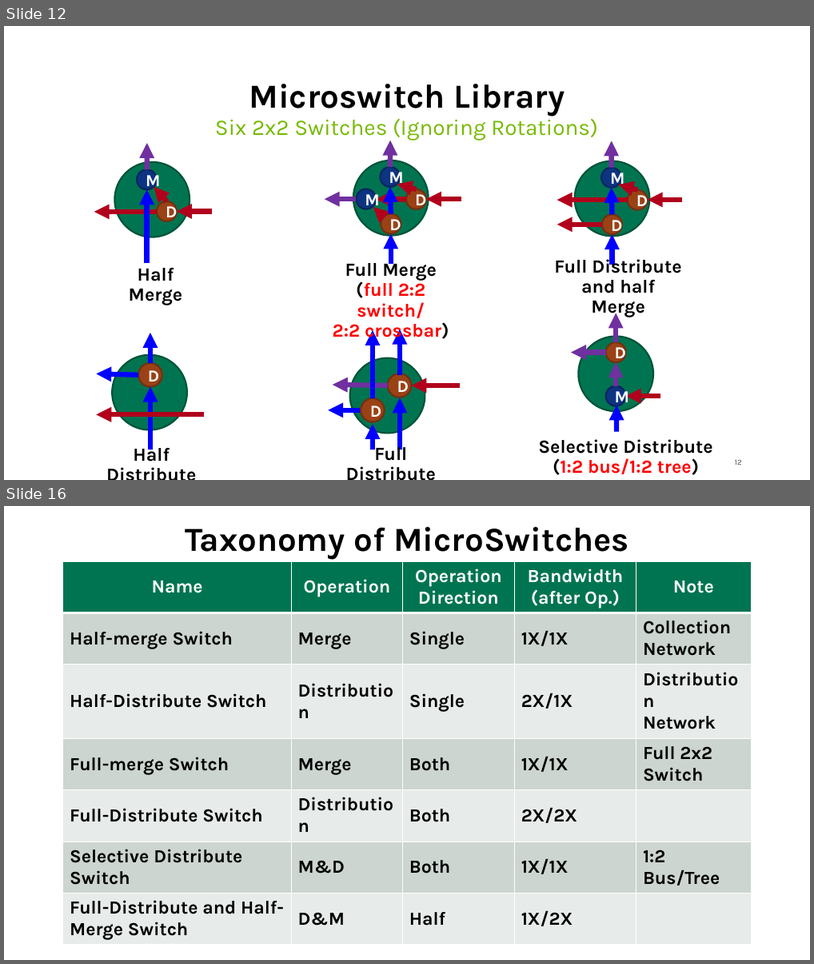
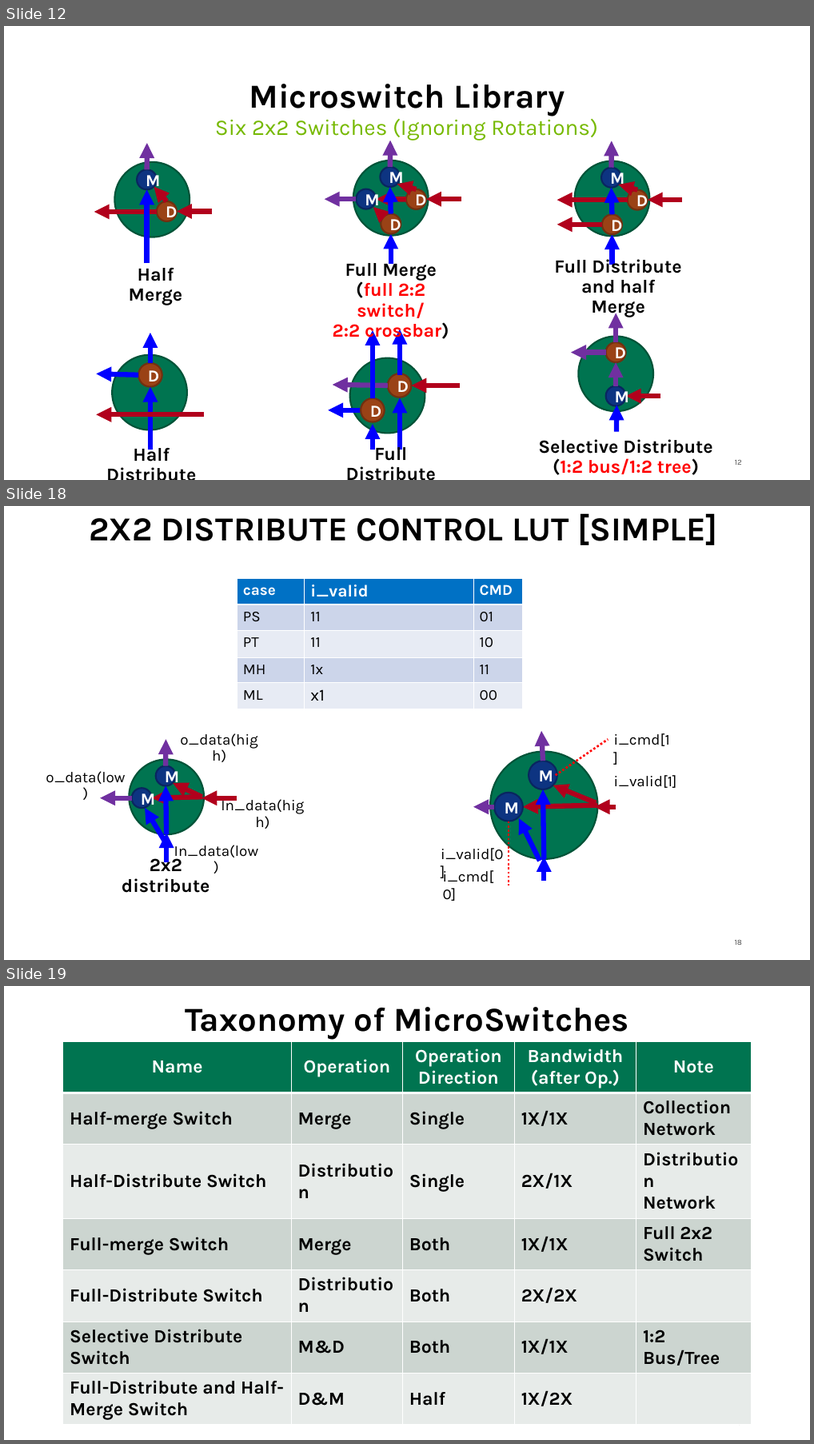
Before and after one commit to georgia-tech-synergy-lab/AcceleratorNoC, a slide deck: microswitch.pptx. Shown one above the other, each under a label of ours: slides 12 and 16 before the commit, slides 12, 18 and 19 after it; the slides between them are not shown. The pictures are 814x964 and 814x1444 pixels, drawn with LibreOffice and Linux fonts; fonts in the diff are those of the drawing. Boxes give left, top, right and bottom in pixels: in the first picture for what was removed or moved away, otherwise in the second. Text is boxed around its words. In the diff, an @@ line names an element or a change of style, - is before the commit and + after.

Commit message:
add simple 2x2 switch

```diff
--- a/microswitch.pptx
+++ b/microswitch.pptx
@@ slide 18 added at (4, 506, 810, 960), background #FFFFFF; not listed: 1 template element that a slide beside it also shows @@
@@ title added at (89, 513, 718, 545), 40 pt, text #000000, bold @@
+2X2 DISTRIBUTE CONTROL LUT [SIMPLE]
@@ table added at (237, 578, 524, 710), 5 rows, 3 columns @@
+case | i_valid | CMD
+PS | 11 | 01
+PT | 11 | 10
+MH | 1x | 11
+ML | x1 | 00
@@ text added at (180, 733, 258, 748), 18 pt, text #000000 @@
+o_data(high)
@@ line added from (556, 776) to (608, 739), #FF0000 2.5 pt dashed @@
@@ text added at (614, 733, 670, 746), 18 pt, text #000000 @@
+i_cmd[1]
@@ text added at (46, 771, 125, 784), 18 pt, text #000000 @@
+o_data(low)
@@ text added at (614, 775, 678, 788), 18 pt, text #000000 @@
+i_valid[1]
@@ group added at (100, 739, 237, 862): 7 arrows, 3 ellipses @@
+M
+M
@@ arrow added from (164, 840) to (145, 808), #0000FF 6 pt @@
@@ text added at (221, 796, 304, 814), 18 pt, text #000000 @@
+In_data(high)
@@ group added at (474, 731, 616, 881): 8 arrows, 3 ellipses @@
+M
+M
@@ line added from (509, 821) to (509, 884), #FF0000 2.5 pt dashed @@
@@ text added at (122, 855, 210, 892), 22.2 pt, text #000000, bold @@
+2x2 distribute
@@ text added at (174, 844, 258, 860), 18 pt, text #000000 @@
+In_data(low)
@@ text added at (441, 848, 503, 860), 18 pt, text #000000 @@
+i_valid[0]
@@ text added at (443, 868, 494, 900), 18 pt, text #000000 @@
+i_cmd[0]
@@ what was slide 16 is now slide 19 @@
```
Also in this commit, not shown: 3 slides changed, 2 other slides added, 5 other files.
